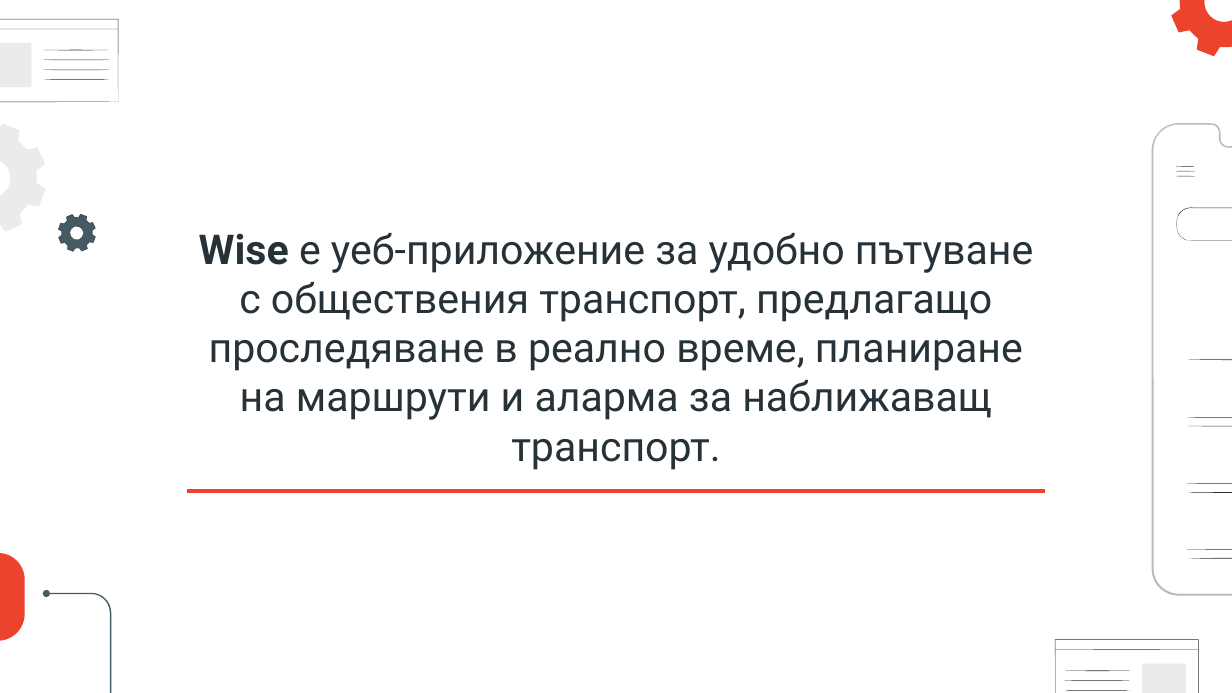
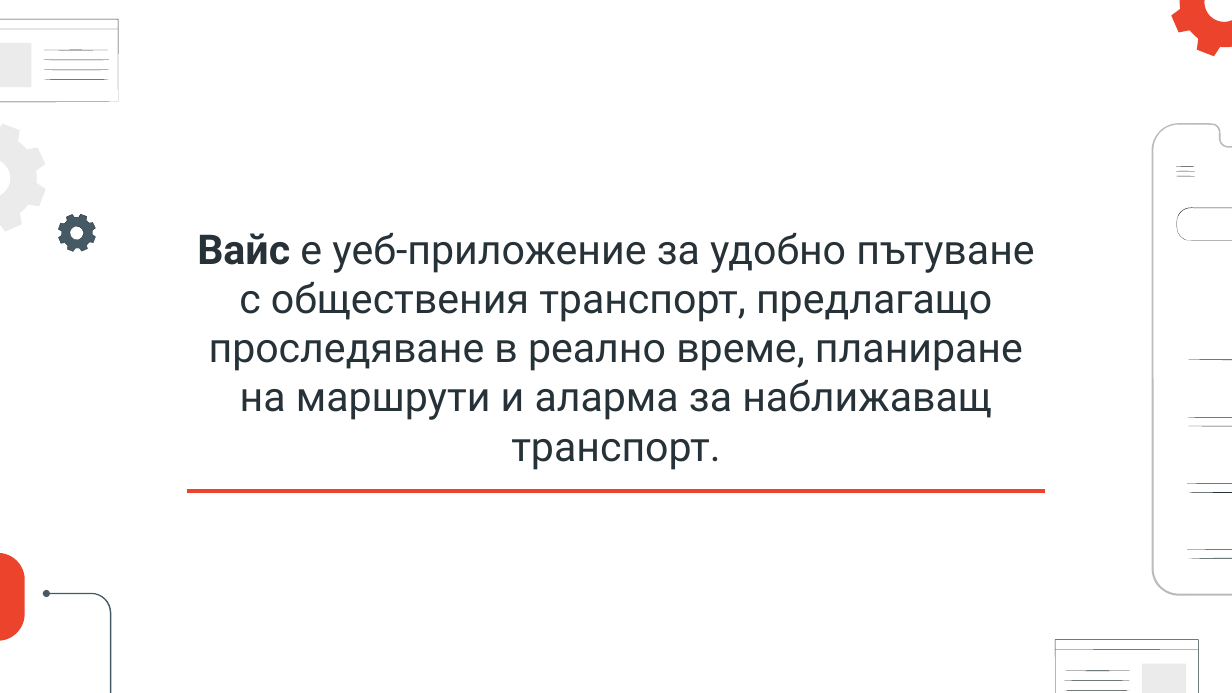
Before and after one commit to WiseTransport/StaticContent, a slide deck: slide 5 of WiseTransport.pptx. Drawn at 1232x693 pixels with LibreOffice and Linux fonts; fonts in the diff are those of the drawing. Boxes give left, top, right and bottom in pixels: in the first picture for what was removed or moved away, otherwise in the second. Text is boxed around its words. In the diff, an @@ line names an element or a change of style, - is before the commit and + after.

Commit message:
Cyrillize wise

```diff
--- a/WiseTransport.pptx
+++ b/WiseTransport.pptx
@@ subtitle at box(197, 233, 1034, 470): text changed @@
-Wise е уеб-приложение за удобно пътуване с обществения транспорт, предлагащо проследяване в реално време, планиране на маршрути и аларма за наближаващ транспорт.
+Вайс е уеб-приложение за удобно пътуване с обществения транспорт, предлагащо проследяване в реално време, планиране на маршрути и аларма за наближаващ транспорт.
```
